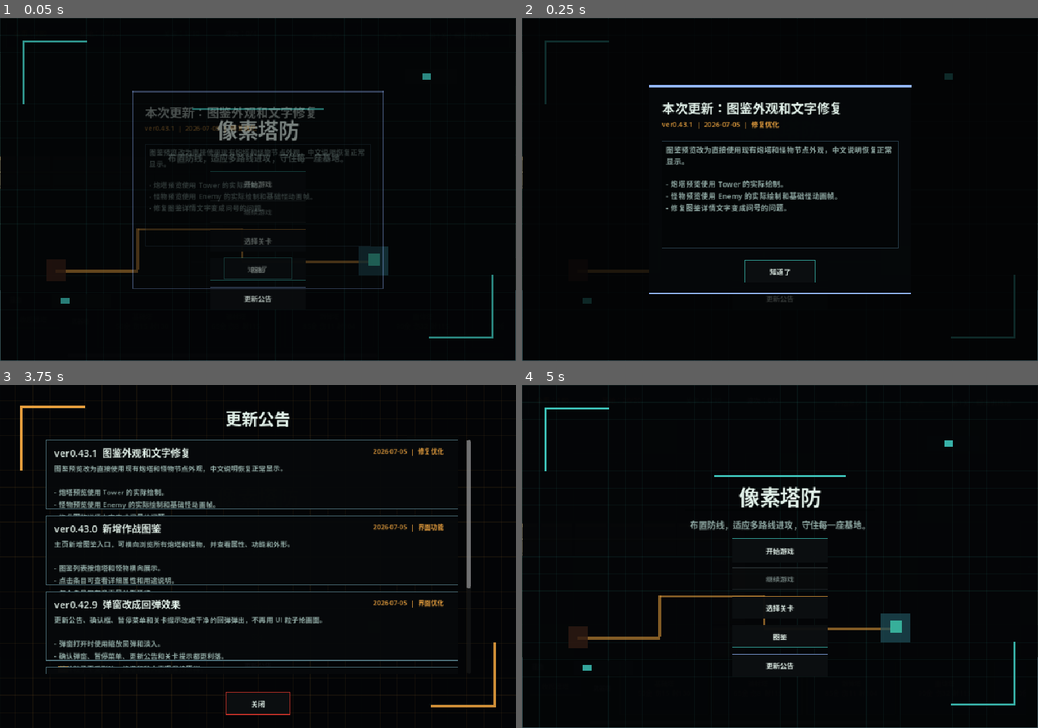
Above: before the commit, frames 1-4 (two rows, left to right).
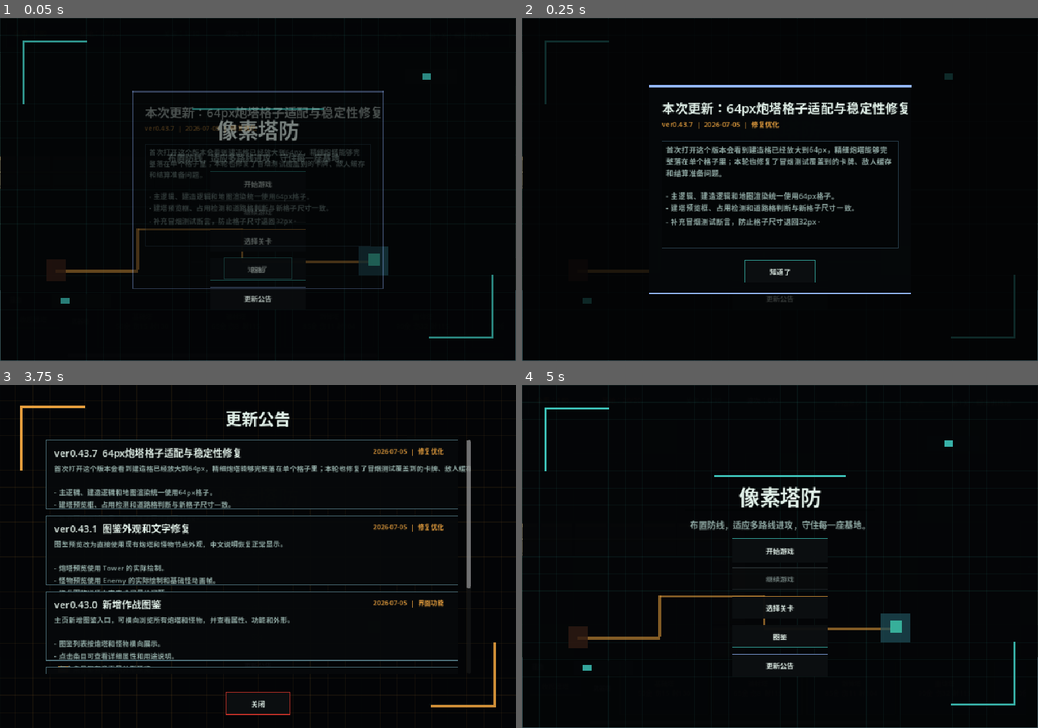
Above: after the commit, the same moments.

Repository: HiKokoro/Pixel-Tower-Defense
Game: Godot game, scene res://scenes/Main.tscn
The game is run twice, just before and just after one commit, with the same random seed, the same clock (stepped at 60 frames per second) and the same inputs.
Inputs:
- Up to frame 1 (0.05 s): no input
- Up to frame 2 (0.25 s): no input
- Up to frame 3 (3.75 s): click "开始游戏" at 0.5 s; click "开始游戏" at 1.25 s; click "选择关卡" at 2 s; click "图鉴" at 2.75 s; click "更新公告" at 3.5 s
- Up to frame 4 (5 s): click "关闭" at 4.25 s

The runs differ from the first frame. In frame 1, 1.9% of the frame differs, in the area x 29-74%, y 25-61%; in frame 2, 4.0%; in frame 3, 5.9%, in the area x 10-92%, y 18-83%; in frame 4, nothing differs.

Commit message:
Fix smoke test failures and cache reuse

Diff:
--- a/scripts/Enemy.gd
+++ b/scripts/Enemy.gd
@@ -62,8 +62,7 @@
 
 
 func setup(points: Array[Vector2], enemy_health: int, move_speed: float, kill_reward: int, type_config: Dictionary = {}, cached_path_length: float = -1.0) -> void:
-	var route_points: Array[Vector2] = points.duplicate()
-	path_points = route_points
+	path_points = points
 	max_health = _sanitize_positive_int(enemy_health, DEFAULT_HEALTH, MAX_HEALTH)
 	health = max_health
 	speed = _sanitize_positive_float(move_speed, DEFAULT_SPEED, MAX_SPEED)
--- a/scripts/Main.gd
+++ b/scripts/Main.gd
@@ -2518,6 +2518,10 @@
 	var source_display_name := str(card.get("name", "")).strip_edges()
 	if not source_display_name.is_empty():
 		return source_display_name
+	var raw_id := str(card.get("id", "")).strip_edges()
+	var raw_card_id := str(card.get("card_id", "")).strip_edges()
+	if raw_id.is_empty() and raw_card_id.is_empty():
+		return _get_default_reward_card_display_name()
 	var normalized_card := _normalize_reward_card(card)
 	var display_name := str(normalized_card.get("name", "")).strip_edges()
 	return display_name if not display_name.is_empty() else _get_default_reward_card_display_name()
@@ -4299,11 +4303,10 @@
 	var raw_enemy_types = config.get("enemy_types", [DEFAULT_ENEMY_TYPE_ID])
 	if raw_enemy_types is Array:
 		for raw_type in raw_enemy_types:
-			if str(raw_type).strip_edges().is_empty():
+			var type_id := str(raw_type).strip_edges()
+			if type_id.is_empty() or normalized_types.has(type_id):
 				continue
-			var type_id := _sanitize_enemy_type_id(raw_type)
-			if not type_id.is_empty() and not normalized_types.has(type_id):
-				normalized_types.append(type_id)
+			normalized_types.append(type_id)
 
 	if normalized_types.is_empty():
 		normalized_types.append(DEFAULT_ENEMY_TYPE_ID)
@@ -4582,11 +4585,8 @@
 
 func _get_spawn_path(route_index: int) -> Array[Vector2]:
 	if spawn_paths.is_empty():
-		var default_path: Array[Vector2] = path_points.duplicate()
-		return default_path
-	var route_path: Array[Vector2] = spawn_paths[clampi(route_index, 0, spawn_paths.size() - 1)] as Array[Vector2]
-	var route_snapshot: Array[Vector2] = route_path.duplicate()
-	return route_snapshot
+		return path_points
+	return spawn_paths[clampi(route_index, 0, spawn_paths.size() - 1)] as Array[Vector2]
 
 
 func _get_spawn_path_length(route_index: int) -> float:
--- a/scripts/Projectile.gd
+++ b/scripts/Projectile.gd
@@ -435,6 +435,10 @@
 	if zoom.x <= 0.0 or zoom.y <= 0.0:
 		return false
 
+	var map_rect := Rect2(Vector2.ZERO, game_node.get_map_pixel_size()).grow(SNIPER_SCREEN_EXIT_MARGIN)
+	if map_rect.has_point(global_position):
+		return false
+
 	var world_size := Vector2(viewport_size.x / zoom.x, viewport_size.y / zoom.y)
 	var visible_rect := Rect2(game_node.camera.global_position - world_size * 0.5, world_size)
 	return not visible_rect.grow(SNIPER_SCREEN_EXIT_MARGIN).has_point(global_position)
--- a/scripts/UpdateAnnouncements.gd
+++ b/scripts/UpdateAnnouncements.gd
@@ -1,7 +1,7 @@
 extends RefCounted
 class_name UpdateAnnouncements
 
-const LATEST_ANNOUNCEMENT_FALLBACK_ID := "ver0.43.1"
+const LATEST_ANNOUNCEMENT_FALLBACK_ID := "ver0.43.7"
 const MAX_PLAYER_ANNOUNCEMENTS: int = 5
 
 
@@ -15,6 +15,19 @@
 static func get_recent_announcements() -> Array[Dictionary]:
 	var announcements: Array[Dictionary] = [
 		{
+			"id": "ver0.43.7",
+			"version": "ver0.43.7",
+			"date": "2026-07-05",
+			"kind": "修复优化",
+			"title": "64px炮塔格子适配与稳定性修复",
+			"summary": "首次打开这个版本会看到建造格已经放大到64px，精细炮塔能够完整落在单个格子里；本轮也修复了冒烟测试覆盖到的卡牌、敌人缓存和结算准备问题。",
+			"bullets": [
+				"主逻辑、建造逻辑和地图渲染统一使用64px格子。",
+				"建塔预览框、占用检测和道路格判断与新格子尺寸一致。",
+				"补充冒烟测试断言，防止格子尺寸退回32px。",
+			],
+		},
+		{
 			"id": "ver0.43.1",
 			"version": "ver0.43.1",
 			"date": "2026-07-05",
--- a/scripts/WaveManager.gd
+++ b/scripts/WaveManager.gd
@@ -165,7 +165,7 @@
 	var cache_key := "%s:%d" % [safe_type_id, wave_index]
 	if _enemy_wave_stat_cache.has(cache_key):
 		var cached_stats: Dictionary = _enemy_wave_stat_cache[cache_key] as Dictionary
-		return cached_stats.duplicate(true)
+		return cached_stats
 
 	var multipliers: Dictionary = _get_enemy_stat_multipliers(safe_type_id)
 	var base_health := 50 + wave_index * 16
@@ -177,7 +177,7 @@
 		"reward": int(round(float(base_reward) * float(multipliers["reward"]))),
 	}
 	_enemy_wave_stat_cache[cache_key] = base_stats
-	return base_stats.duplicate(true)
+	return base_stats
 
 
 func _get_spawn_reward_bonus(spawn_index: int) -> int:
@@ -188,7 +188,7 @@
 	var safe_type_id := _sanitize_enemy_type_id(type_id)
 	if _enemy_stat_multipliers.has(safe_type_id):
 		var cached_multipliers: Dictionary = _enemy_stat_multipliers[safe_type_id] as Dictionary
-		return cached_multipliers.duplicate(true)
+		return cached_multipliers
 
 	var type_config := _get_enemy_type_config(safe_type_id)
 	var multipliers: Dictionary = {
@@ -197,7 +197,7 @@
 		"reward": _sanitize_positive_multiplier(type_config.get("reward_mul", DEFAULT_REWARD_MULTIPLIER), DEFAULT_REWARD_MULTIPLIER, MAX_REWARD_MULTIPLIER),
 	}
 	_enemy_stat_multipliers[safe_type_id] = multipliers
-	return multipliers.duplicate(true)
+	return multipliers
 
 
 func _get_enemy_type_config(type_id: String) -> Dictionary:
@@ -243,9 +243,7 @@
 func _normalize_enemy_types(available_enemy_types: Array) -> Array[String]:
 	var normalized_types: Array[String] = []
 	for type_value in available_enemy_types:
-		if str(type_value).strip_edges().is_empty():
-			continue
-		var type_id := _sanitize_enemy_type_id(type_value)
+		var type_id := str(type_value).strip_edges()
 		if type_id.is_empty():
 			continue
 		if normalized_types.has(type_id):
--- a/tests/LogicSmokeTest.gd
+++ b/tests/LogicSmokeTest.gd
@@ -540,6 +540,7 @@
 
 	game.queue_free()
 	await process_frame
+	_clear_level_start_save_for_test()
 
 	game = main_scene.instantiate() as Main
 	root.add_child(game)
@@ -803,6 +804,10 @@
 	_assert(game._auto_waves_enabled, "Clicking Start Wave should enable automatic waves.")
 	_assert(game.ui._drag_card_control == null and not game.ui.card_area_preview.visible, "Starting a wave should cancel card drags and hide range previews.")
 	_assert(game.ui.start_wave_button.disabled, "Start Wave button should disable after auto waves begin.")
+	game._card_hand.clear()
+	game._pending_reward_card.clear()
+	game._pending_reward_timeout = 0.0
+	game.ui.update_card_hand(game._card_hand, game._pending_reward_card, false)
 	game.wave_manager.stop()
 	game._clear_enemies_and_projectiles()
 	game._check_level_complete()
@@ -1081,6 +1086,7 @@
 	game.ui.update_card_hand(game._card_hand, {}, false)
 	game.queue_free()
 	await process_frame
+	_clear_level_start_save_for_test()
 
 	game = main_scene.instantiate() as Main
 	root.add_child(game)
@@ -1792,6 +1798,7 @@
 
 	game.queue_free()
 	await process_frame
+	_clear_level_start_save_for_test()
 
 	game = main_scene.instantiate() as Main
 	root.add_child(game)
Not shown, changed: CHANGELOG.md
